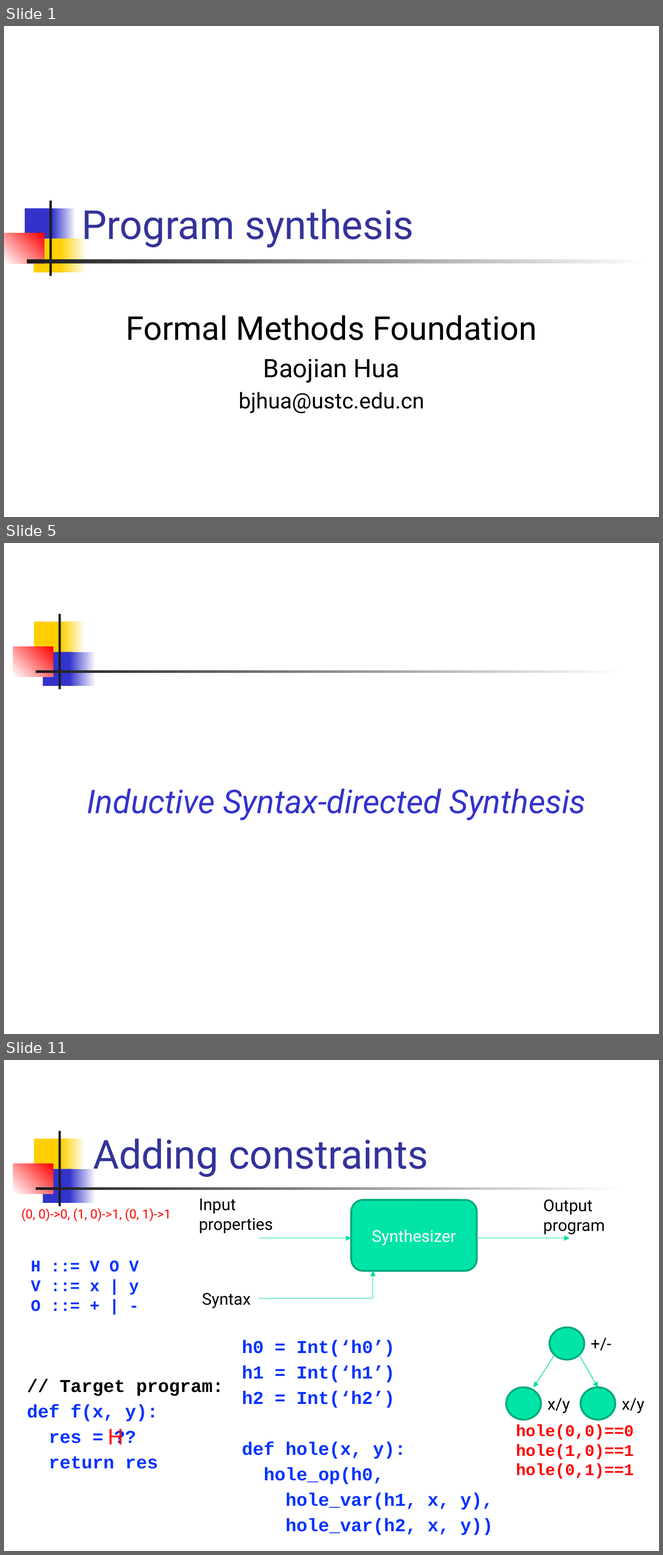
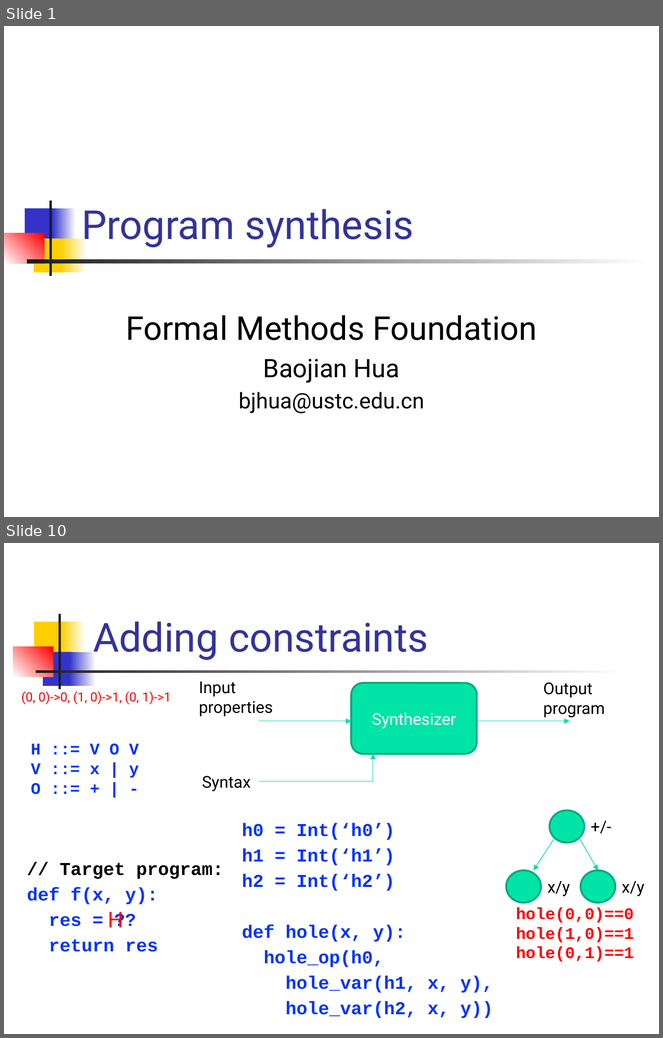
Before and after one commit to csslab-ustc/csslab-ustc.github.io, a slide deck: courses/theory/slides/lec20-synthesis.pptx. Shown one above the other, each under a label of ours: slides 1, 5 and 11 before the commit, slides 1 and 10 after it; the slides between them are not shown. The pictures are 663x1555 and 663x1038 pixels, drawn with LibreOffice and Linux fonts; fonts in the diff are those of the drawing. Boxes give left, top, right and bottom in pixels: in the first picture for what was removed or moved away, otherwise in the second. Text is boxed around its words. In the diff, an @@ line names an element or a change of style, - is before the commit and + after.

```diff
--- a/courses/theory/slides/lec20-synthesis.pptx
+++ b/courses/theory/slides/lec20-synthesis.pptx
@@ slide 5 removed at <box>4,543,659,1034</box>, background #FFFFFF; not listed: 7 template elements that a slide beside it also shows @@
@@ text removed at <box>87,788,586,821</box> @@
-Inductive Syntax-directed Synthesis
@@ what was slide 11 is now slide 10 @@
```
Also in this commit, not shown: 7 slides changed, 2 slides added, 2 other slides removed, 2 other files.
